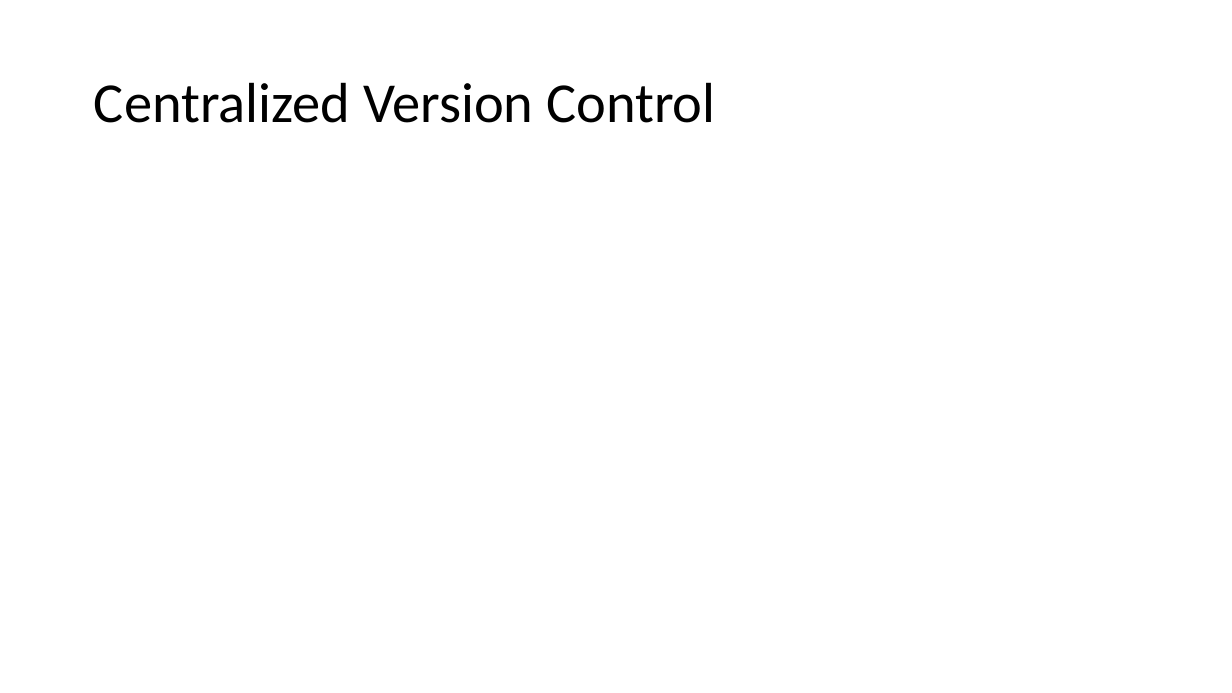
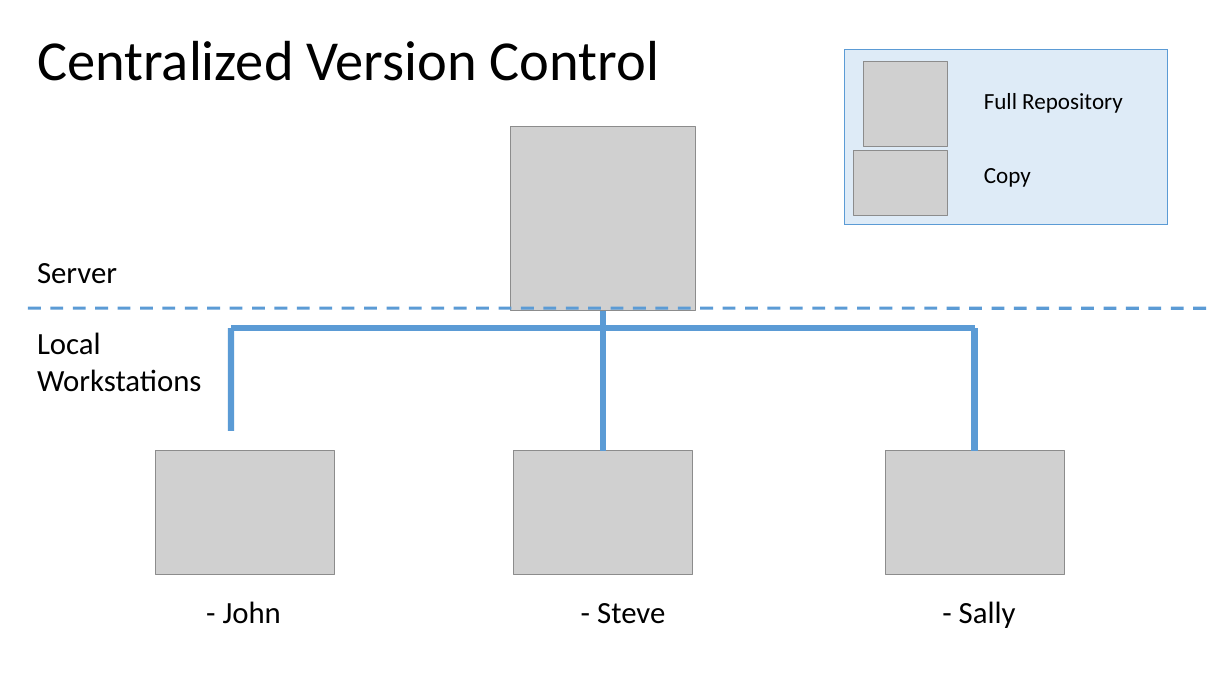
Before and after one commit to jbm950/personal_projects, a slide deck: slide 8 of git_presentation/git_presentation.pptx. Drawn at 1232x693 pixels with LibreOffice and Linux fonts; fonts in the diff are those of the drawing; grey boxes stand for pictures. Boxes give left, top, right and bottom in pixels: in the first picture for what was removed or moved away, otherwise in the second. Text is boxed around its words. In the diff, an @@ line names an element or a change of style, - is before the commit and + after.

```diff
--- a/git_presentation/git_presentation.pptx
+++ b/git_presentation/git_presentation.pptx
@@ title "Centralized Version Control": place and size @@
-title "Centralized Version Control" at [94,82,715,123]
+title "Centralized Version Control" at [37,40,659,81]
@@ rectangle added at [845,49,1168,225], fill #DEEBF7, outline #5B9BD5 1 pt @@
@@ picture added at [863,62,948,147] @@
@@ text added at [984,93,1123,113], 18 pt, text #000000 @@
+Full Repository
@@ picture added at [511,127,695,311] @@
@@ picture added at [854,151,948,215] @@
@@ text added at [984,168,1031,187], 18 pt, text #000000 @@
+Copy
@@ text added at [37,263,117,284], 24 pt, text #000000 @@
+Server
@@ line added from (28, 308) to (1207, 309), #5B9BD5 2.5 pt dashed @@
@@ line added from (231, 431) to (231, 328), #5B9BD5 5 pt @@
@@ line added from (231, 328) to (604, 328), #5B9BD5 5 pt @@
@@ line added from (604, 328) to (604, 451), #5B9BD5 5 pt @@
@@ line added from (604, 328) to (975, 328), #5B9BD5 5 pt @@
@@ line added from (604, 311) to (604, 440), #5B9BD5 5 pt @@
@@ line added from (975, 451) to (975, 328), #5B9BD5 5 pt @@
@@ text added at [37,332,201,392], 24 pt, text #000000 @@
+Local Workstations
@@ picture added at [155,451,335,575] @@
@@ picture added at [514,451,693,575] @@
@@ picture added at [885,451,1065,575] @@
@@ text added at [223,601,281,624], 24 pt, text #000000 @@
+- John
@@ text added at [597,603,665,624], 24 pt, text #000000 @@
+- Steve
@@ text added at [959,601,1016,628], 24 pt, text #000000 @@
+- Sally
```
Also in this commit, not shown: 3 other slides changed.
